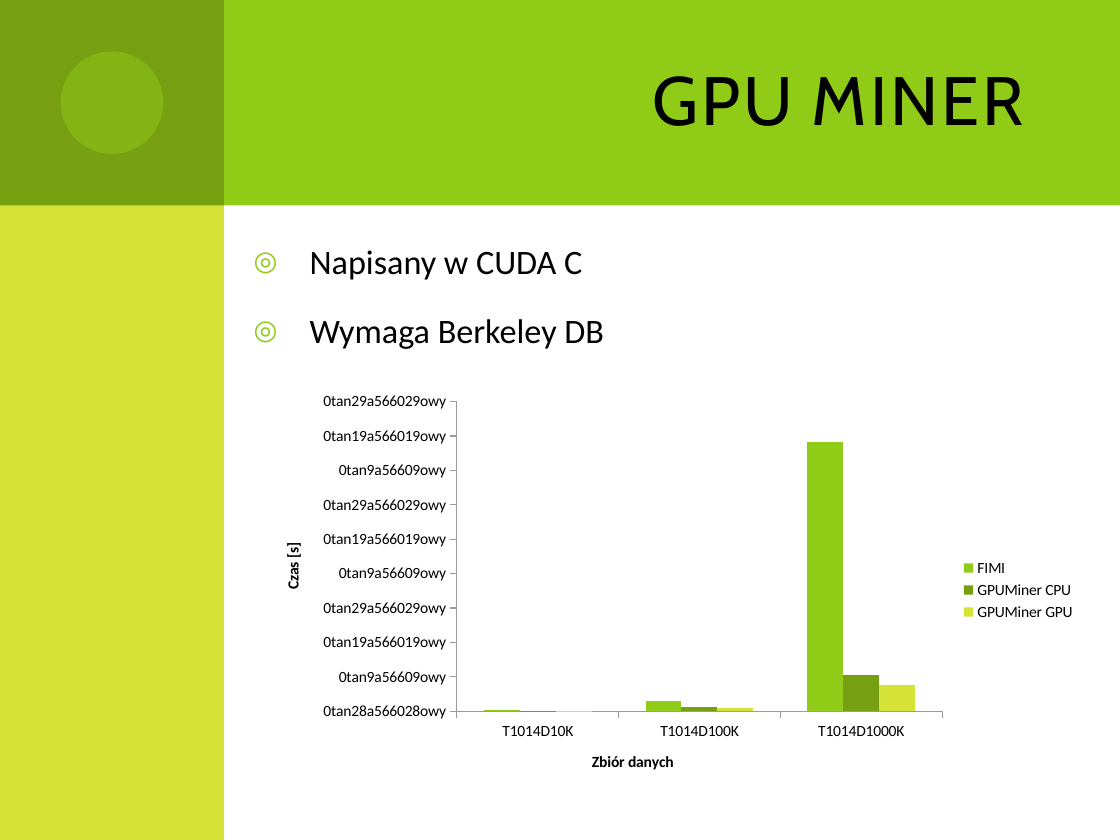
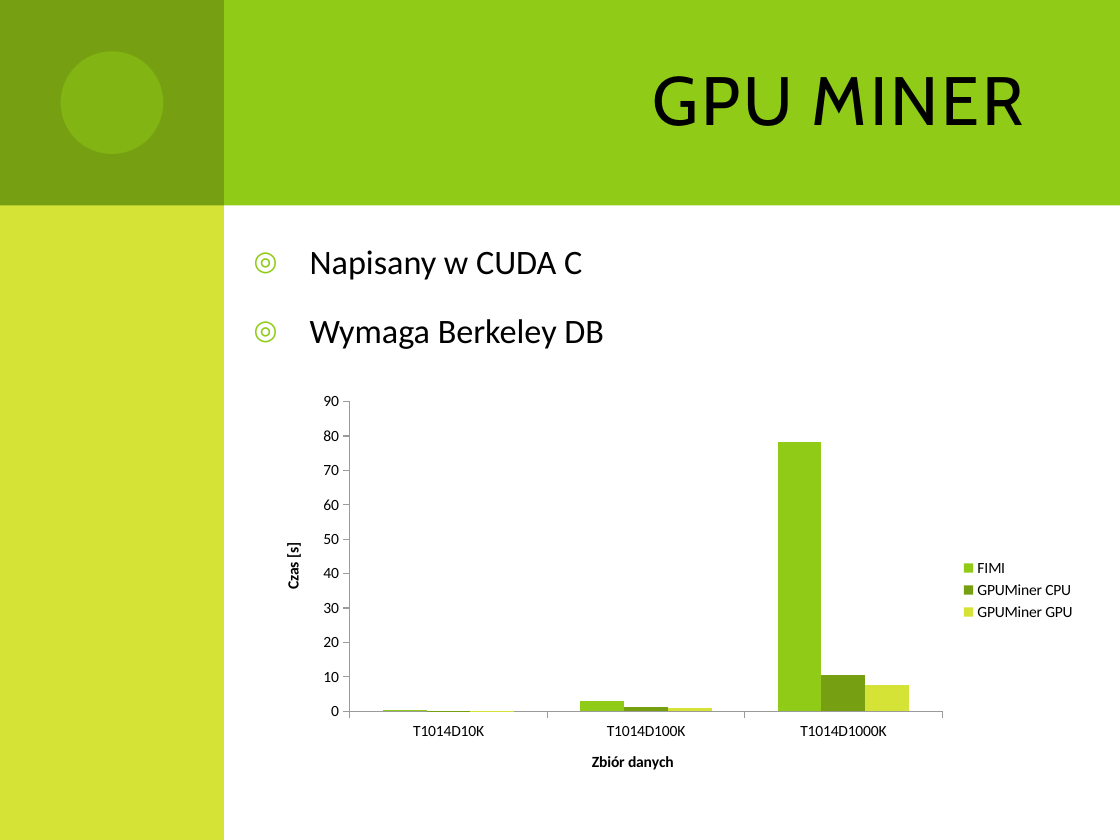
Before and after one commit to Dzess/DMARF, a slide deck: slide 17 of presentation/GPGPU_in_data_minig.pptx (slide 16 before the commit). Drawn at 1120x840 pixels with LibreOffice and Linux fonts; fonts in the diff are those of the drawing. Boxes give left, top, right and bottom in pixels: in the first picture for what was removed or moved away, otherwise in the second. Text is boxed around its words. In the diff, an @@ line names an element or a change of style, - is before the commit and + after.

```diff
--- a/presentation/GPGPU_in_data_minig.pptx
+++ b/presentation/GPGPU_in_data_minig.pptx
@@ column chart at bbox=[260, 385, 1086, 796] @@
@@ category axis changed @@
@@ value axis changed @@
@@ bar spacing changed @@
```
Also in this commit, not shown: 6 other slides changed, 5 slides added, 4 slides removed.
